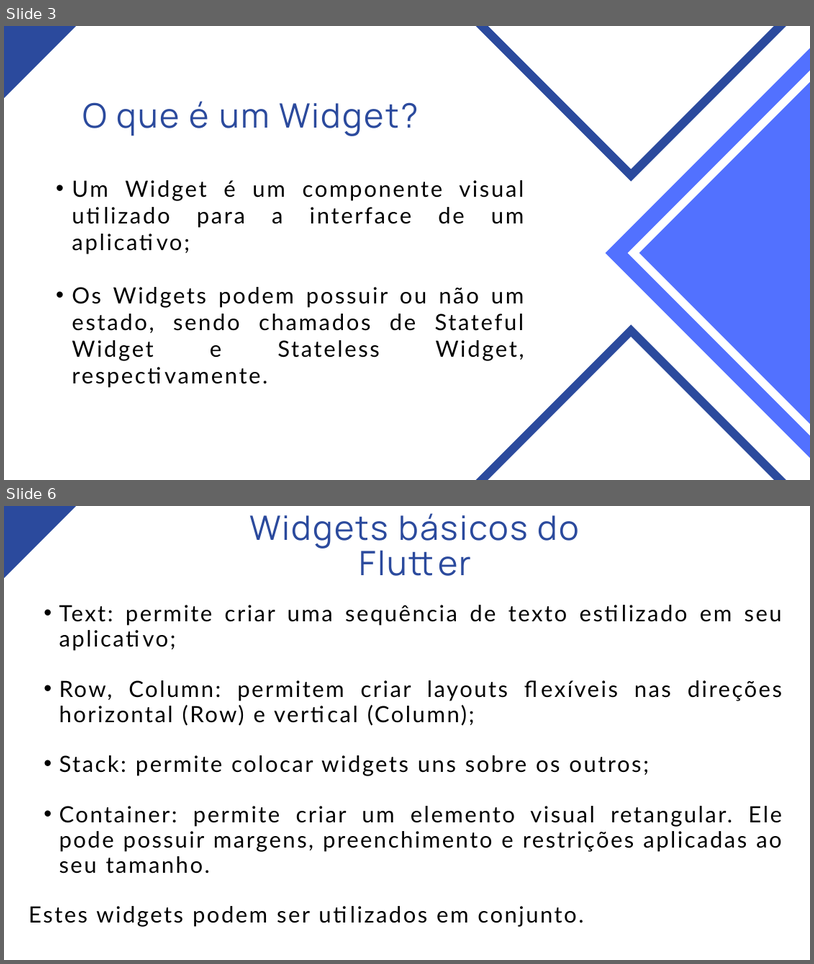
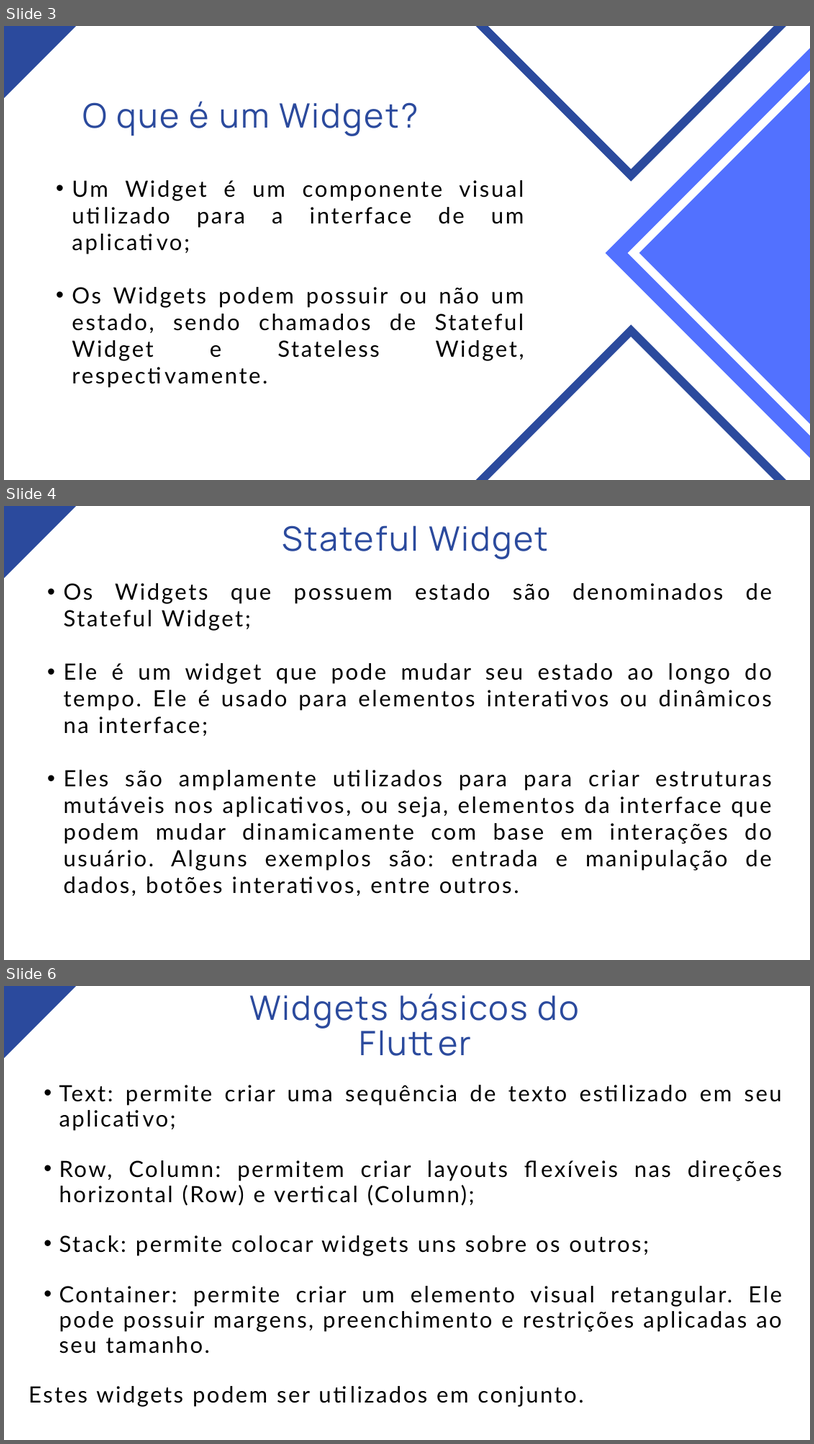
Before and after one commit to nataliascosta/Flutter, a slide deck: Módulo 03 - Widgets no Flutter/Módulo III - Widgets no Flutter.pptx. Shown one above the other, each under a label of ours: slides 3 and 6 before the commit, slides 3, 4 and 6 after it; the slides between them are not shown. The pictures are 814x964 and 814x1444 pixels, drawn with LibreOffice and Linux fonts; fonts in the diff are those of the drawing. Boxes give left, top, right and bottom in pixels: in the first picture for what was removed or moved away, otherwise in the second. Text is boxed around its words. In the diff, an @@ line names an element or a change of style, - is before the commit and + after.

```diff
--- a/Módulo 03 - Widgets no Flutter/Módulo III - Widgets no Flutter.pptx
+++ b/Módulo 03 - Widgets no Flutter/Módulo III - Widgets no Flutter.pptx
@@ slide 4 added at [4,506,810,960], background #FFFFFF @@
@@ freeform shape added at [4,506,76,578], fill #2B4A9D @@
@@ text added at [283,525,548,559], 60 pt, text #2B4A9D @@
+Stateful Widget
@@ text added at [64,583,772,896], 40 pt, text #000000 @@
+  • Os Widgets que possuem estado são denominados de Stateful Widget;
+  • Ele é um widget que pode mudar seu estado ao longo do tempo. Ele é usado para elementos interativos ou dinâmicos na interface;
+  • Eles são amplamente utilizados para para criar estruturas mutáveis nos aplicativos, ou seja, elementos da interface que podem mudar dinamicamente com base em interações do usuário. Alguns exemplos são: entrada e manipulação de dados, botões interativos, entre outros.
```
Also in this commit, not shown: 1 slide changed, 1 other slide added, 2 slides removed.
